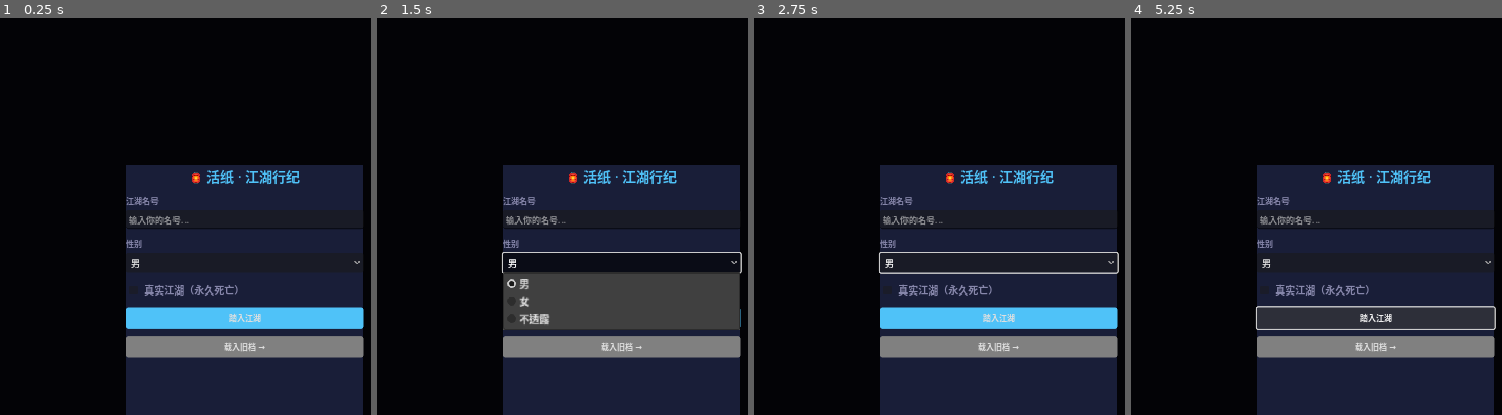
Above: before the commit, frames 1-4 (left to right).
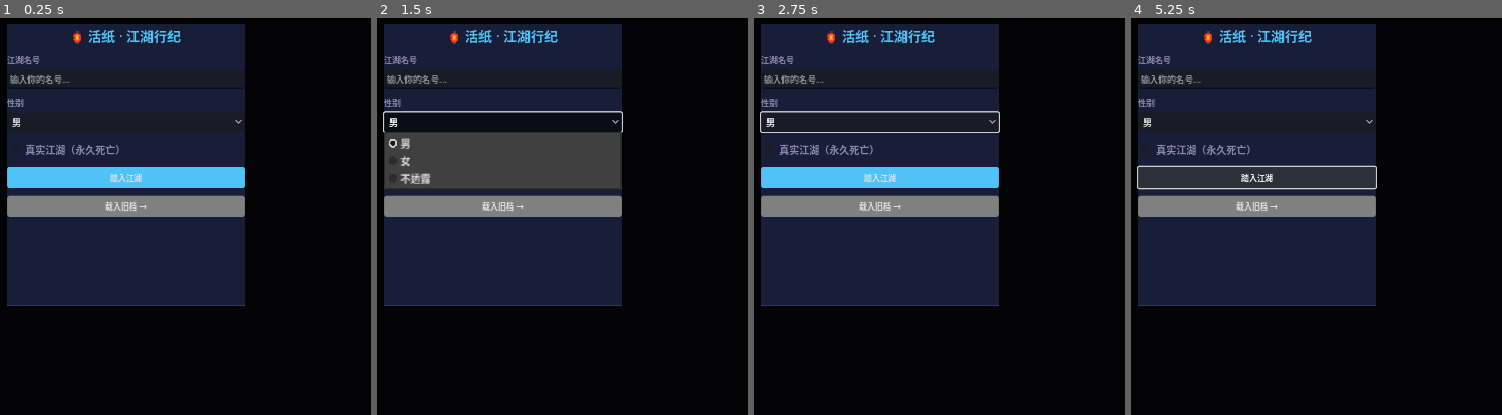
Above: after the commit, the same moments.

Repository: ZaneWilliamsMiller/ai_world_demo
Game: Godot game, scene res://scenes/game.tscn
Two runs of this game, one before a commit and one after it. Both use one fixed random seed, a clock stepped at 60 frames per second and the inputs below.
Inputs:
- Up to frame 1 (0.25 s): no input
- Up to frame 2 (1.5 s): click "载入旧档 →" at 0.5 s; click "男" at 1.25 s
- Up to frame 3 (2.75 s): click "真实江湖（永久死亡）" at 2 s
- Up to frame 4 (5.25 s): click "踏入江湖" at 2.75 s; click "男" at 3.5 s; click "真实江湖（永久死亡）" at 4.25 s; click "踏入江湖" at 5 s

The runs differ from the first frame. In frame 1, 67% of the frame differs, in the area x 1-99%, y 1-100%; in frame 2, 66%; in frame 3, 67%; in frame 4, 66%.
Error in both runs: Invalid call. Nonexistent function 'is_valid' in base 'Nil'. (res://scripts/api_client.gd:71)

Commit message:
fix: login/save dialogs centered via CenterContainer wrapper

Diff:
--- a/godot/scripts/main_game.gd
+++ b/godot/scripts/main_game.gd
@@ -101,7 +101,12 @@
 	overlay_bg.set_anchors_preset(PRESET_FULL_RECT)
 	_login_overlay.add_child(overlay_bg)
 
-	var box := _mk_panel(Vector2(380, 450), PRESET_CENTER, _login_overlay)
+	# CenterContainer for true centering
+	var center := CenterContainer.new()
+	center.set_anchors_preset(PRESET_FULL_RECT)
+	_login_overlay.add_child(center)
+
+	var box := _mk_panel(Vector2(380, 450), PRESET_CENTER, center)
 	var vb := VBoxContainer.new()
 	vb.set_anchors_preset(PRESET_FULL_RECT)
 	vb.add_theme_constant_override("separation", 12)
@@ -144,7 +149,11 @@
 func _show_load_dialog() -> void:
 	var saves: Array = await GameManager.list_saves()
 	var popup := _overlay()
-	var box := _mk_panel(Vector2(320, 300), PRESET_CENTER, popup)
+	# CenterContainer for true centering
+	var center := CenterContainer.new()
+	center.set_anchors_preset(PRESET_FULL_RECT)
+	popup.add_child(center)
+	var box := _mk_panel(Vector2(320, 300), PRESET_CENTER, center)
 	var vb := VBoxContainer.new(); vb.add_theme_constant_override("separation", 6)
 	vb.set_anchors_preset(PRESET_FULL_RECT); box.add_child(vb)
 
